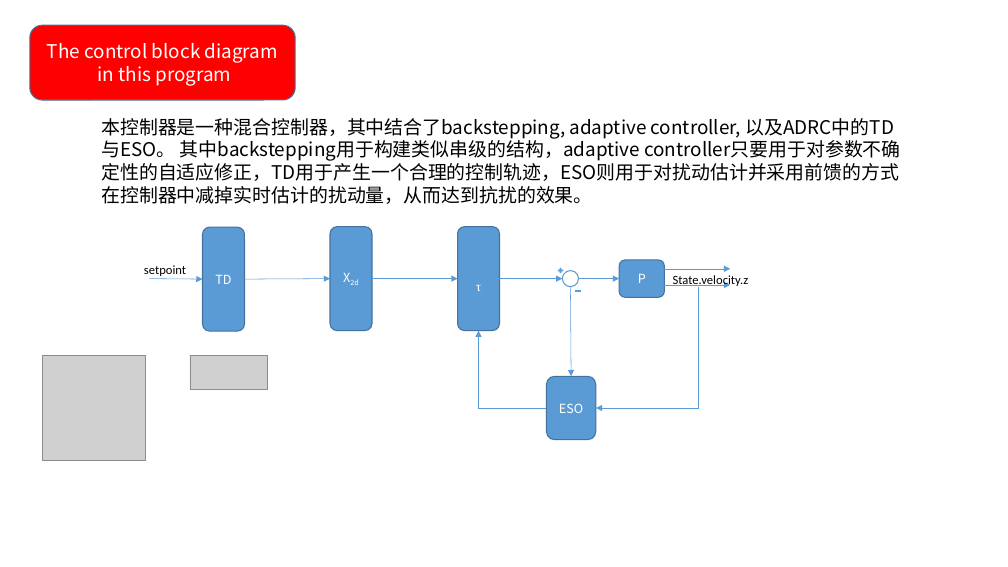
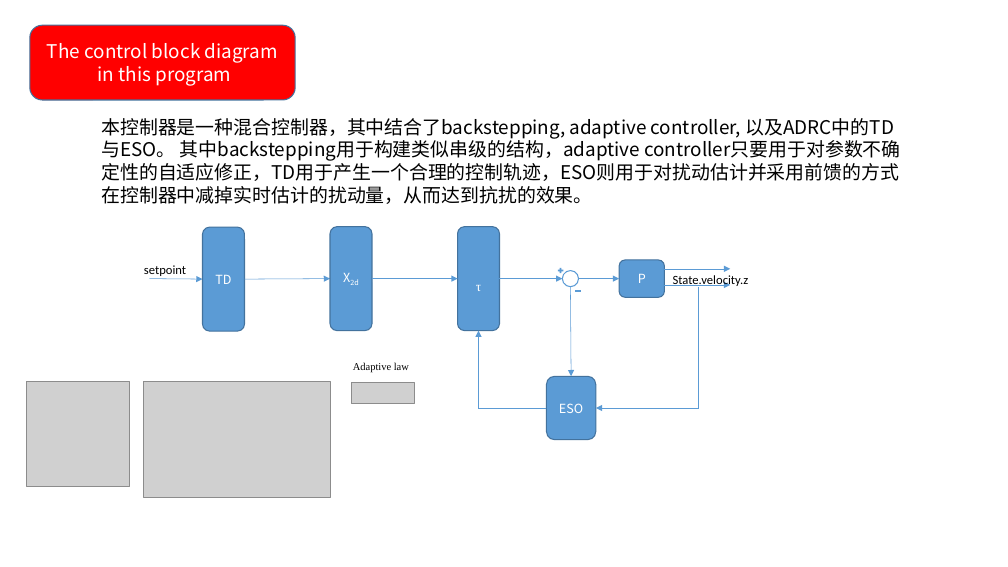
Before and after one commit to JiawangMou/BI_Fly-ADRC, a slide deck: slide 4 of 控制框图说明.pptx. Drawn at 1008x567 pixels with LibreOffice and Linux fonts; fonts in the diff are those of the drawing; grey boxes stand for pictures. Boxes give left, top, right and bottom in pixels: in the first picture for what was removed or moved away, otherwise in the second. Text is boxed around its words. In the diff, an @@ line names an element or a change of style, - is before the commit and + after.

Commit message:
修改了控制器说明

```diff
--- a/控制框图说明.pptx
+++ b/控制框图说明.pptx
@@ picture removed at (190, 355, 268, 389) @@
@@ picture: place and size @@
-picture at (42, 355, 145, 461)
+picture at (26, 382, 129, 487)
@@ picture added at (144, 382, 330, 498) @@
@@ picture added at (351, 383, 414, 404) @@
@@ text added at (353, 362, 409, 373), 10 pt, text #000000 @@
+Adaptive law
```
